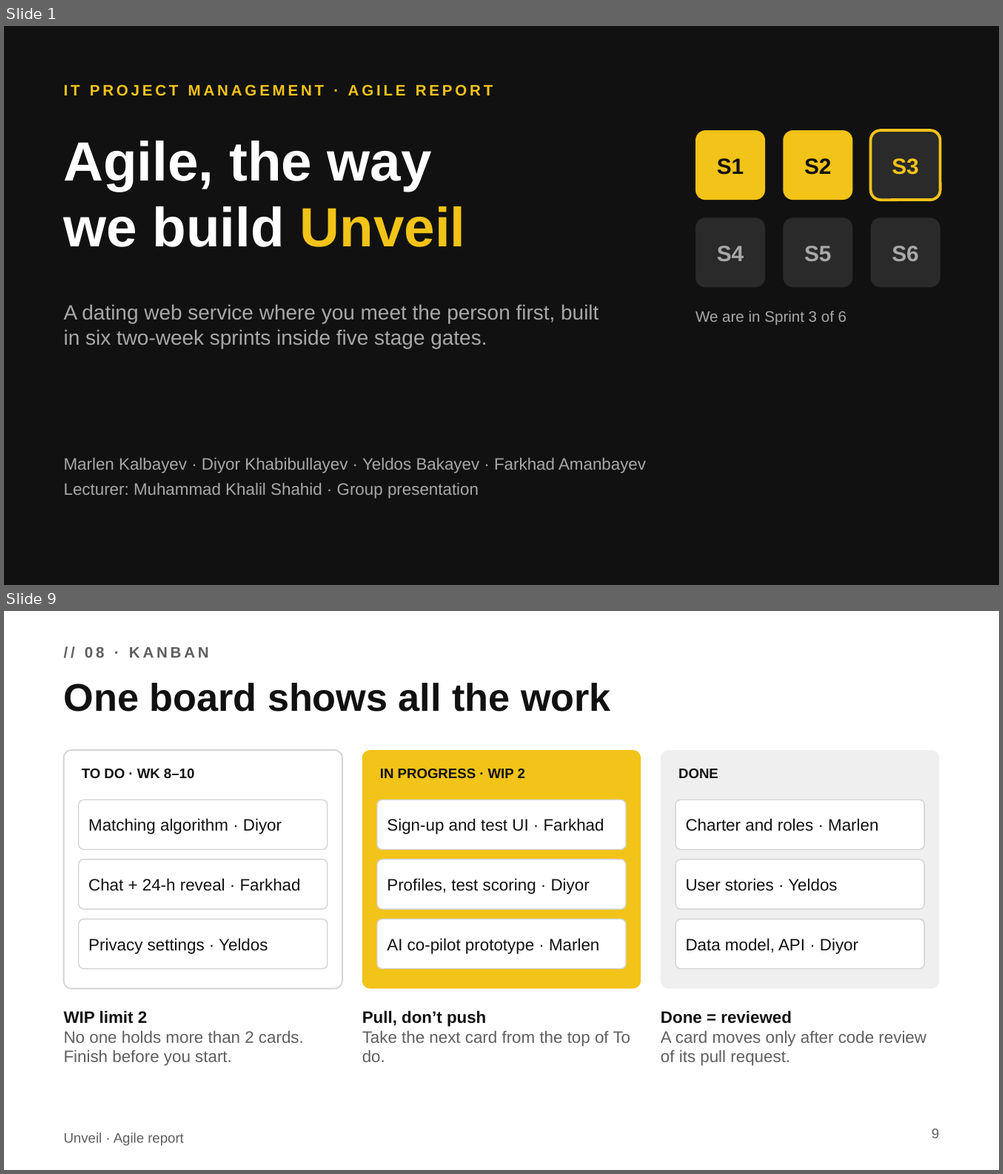
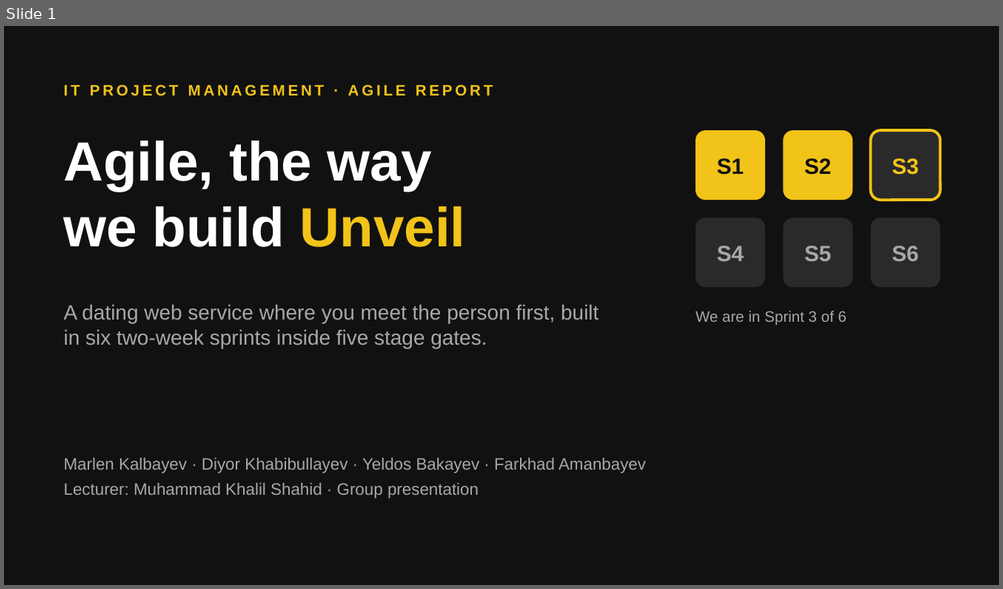
Before and after one commit to arrietta/Clodus, a slide deck: Unveil_Agile_Presentation.pptx. Shown one above the other, each under a label of ours: slides 1 and 9 before the commit, slide 1 after it; the slides between them are not shown. The pictures are 1003x1174 and 1003x589 pixels, drawn with LibreOffice and Linux fonts; fonts in the diff are those of the drawing. Boxes give left, top, right and bottom in pixels: in the first picture for what was removed or moved away, otherwise in the second. Text is boxed around its words. In the diff, an @@ line names an element or a change of style, - is before the commit and + after.

```diff
--- a/Unveil_Agile_Presentation.pptx
+++ b/Unveil_Agile_Presentation.pptx
@@ slide 9 removed at box(4, 611, 999, 1170), background #FFFFFF @@
@@ text removed at box(85, 647, 209, 658) @@
-// 08 · KANBAN
@@ title removed at box(64, 683, 611, 712) @@
-One board shows all the work
@@ rounded rectangle removed at box(64, 750, 342, 989) @@
@@ rounded rectangle removed at box(362, 750, 640, 989) @@
@@ rounded rectangle removed at box(660, 750, 939, 989) @@
@@ text removed at box(82, 769, 194, 778) @@
-TO DO · WK 8–10
@@ text removed at box(380, 769, 525, 778) @@
-IN PROGRESS · WIP 2
@@ text removed at box(678, 769, 718, 778) @@
-DONE
@@ rounded rectangle removed at box(79, 800, 327, 850) @@
@@ rounded rectangle removed at box(377, 800, 626, 850) @@
@@ rounded rectangle removed at box(675, 800, 924, 850) @@
@@ text removed at box(88, 818, 282, 834) @@
-Matching algorithm · Diyor
@@ text removed at box(387, 818, 604, 834) @@
-Sign-up and test UI · Farkhad
@@ text removed at box(686, 818, 878, 832) @@
-Charter and roles · Marlen
@@ rounded rectangle removed at box(79, 860, 327, 909) @@
@@ rounded rectangle removed at box(377, 860, 626, 909) @@
@@ rounded rectangle removed at box(675, 860, 924, 909) @@
@@ text removed at box(88, 878, 301, 891) @@
-Chat + 24-h reveal · Farkhad
@@ text removed at box(387, 878, 589, 894) @@
-Profiles, test scoring · Diyor
@@ text removed at box(686, 878, 836, 891) @@
-User stories · Yeldos
@@ rounded rectangle removed at box(79, 920, 327, 969) @@
@@ rounded rectangle removed at box(377, 920, 626, 969) @@
@@ rounded rectangle removed at box(675, 920, 924, 969) @@
@@ text removed at box(88, 938, 267, 954) @@
-Privacy settings · Yeldos
@@ text removed at box(387, 938, 599, 954) @@
-AI co-pilot prototype · Marlen
@@ text removed at box(686, 938, 858, 954) @@
-Data model, API · Diyor
@@ text removed at box(64, 1011, 304, 1066) @@
-WIP limit 2
-No one holds more than 2 cards. Finish before you start.
@@ text removed at box(362, 1011, 631, 1062) @@
-Pull, don’t push
-Take the next card from the top of To do.
@@ text removed at box(660, 1011, 926, 1066) @@
-Done = reviewed
-A card moves only after code review of its pull request.
@@ text removed at box(64, 1133, 184, 1146) @@
-Unveil · Agile report
@@ page number removed at box(931, 1129, 939, 1139) @@
-9
```
Also in this commit, not shown: 9 slides changed, 1 slide added, 3 other slides removed, 6 other files.
